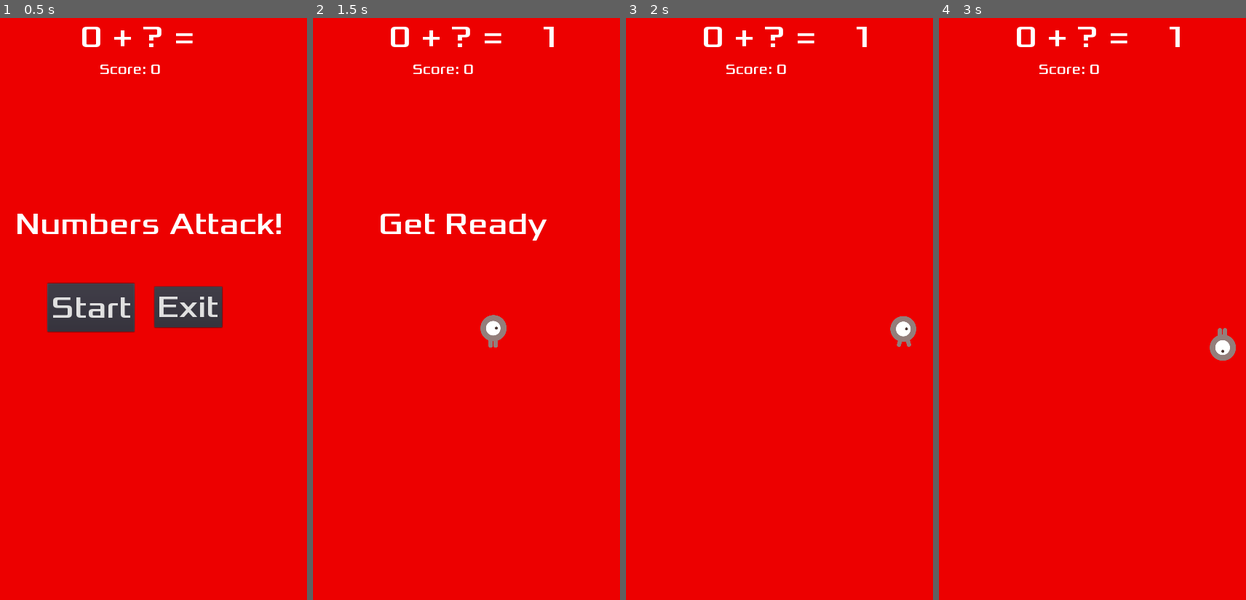
Above: before the commit, frames 1-4 (left to right).
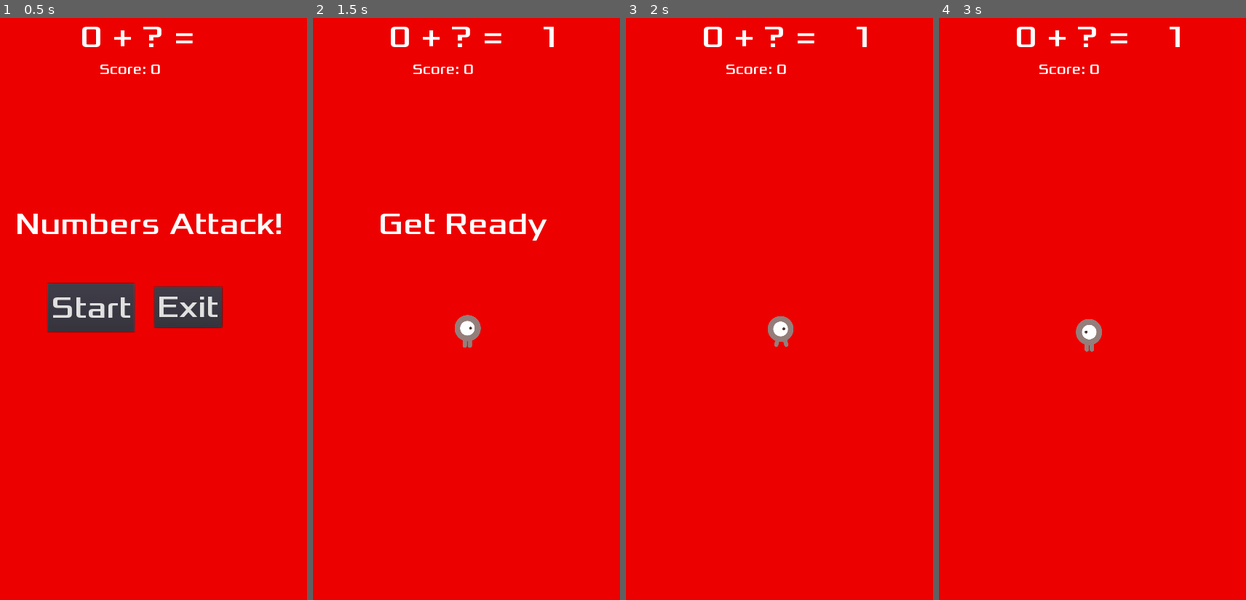
Above: after the commit, the same moments.

Repository: acs/numbers_attack
Game: Godot game, scene res://Main.tscn
Same seed, same stepped clock (60 frames per second), same inputs: the game is played once before the commit and once after it.
Inputs (mouse positions are in pixels of both pictures, inside the frame that each line leads up to):
- Up to frame 1 (0.5 s): no input
- Up to frame 2 (1.5 s): click "Start" at 0.5 s; tap Enter at 1.25 s; move the mouse to (524, 279) at 1.27 s; hold Right (ui_right) from 1.28 s (still down); hold P from 1.28 s (still down); click (524, 279) at 1.42 s
- Up to frame 3 (2 s): keep holding Right (ui_right); keep holding P
- Up to frame 4 (3 s): move the mouse to (1009, 338) at 2.02 s; release Right (ui_right) at 2.03 s; release P at 2.03 s; hold Down (ui_down) 2.03-2.75 s; tap P at 2.1 s; click (1009, 338) at 2.17 s; click "Resume" at 2.75 s

Frame 1 is identical in both runs. In frame 2, 0.7% of the frame differs, in the area x 46-64%, y 51-57%; in frame 3, 0.6%; in frame 4, 0.7%, in the area x 44-97%, y 51-59%.

Commit message:
Add support for touchscreen

Diff:
--- a/Player.gd
+++ b/Player.gd
@@ -3,18 +3,32 @@
 signal hit
 signal hit_mob
 
+var mobile  # The input device changes if mobile
 export var speed = 400  # How fast the player will move (pixels/sec).
 var screen_size  # Size of the game window.
 var hit_number  # last number hit
 
+var target = Vector2()
+
 # Called when the node enters the scene tree for the first time.
 func _ready():
+	mobile = false
 	screen_size = get_viewport_rect().size
 	hide()
 
+# Change the target whenever a touch event happens.
+func _input(event):
+	if event is InputEventScreenTouch and event.pressed:
+		target = event.position
+		mobile = true
 
-# Called every frame. 'delta' is the elapsed time since the previous frame.
 func _process(delta):
+	if mobile:
+		_process_mobile(delta)
+	else:
+		_process_keyboard(delta)
+
+func _process_keyboard(delta):
 	var velocity = Vector2()  # The player's movement vector.
 	if Input.is_action_pressed("ui_right"):
 		velocity.x += 1
@@ -43,6 +57,43 @@
 		$AnimatedSprite.animation = "up"
 		$AnimatedSprite.flip_v = velocity.y > 0
 
+func _process_mobile(delta):
+	var velocity = Vector2()
+	# Move towards the target and stop when close.
+	if position.distance_to(target) > 10:
+		velocity = target - position
+
+	# Support also keyboard
+	if Input.is_action_pressed("ui_right"):
+	   velocity.x += 1
+	if Input.is_action_pressed("ui_left"):
+		velocity.x -= 1
+	if Input.is_action_pressed("ui_down"):
+		velocity.y += 1
+	if Input.is_action_pressed("ui_up"):
+		velocity.y -= 1
+
+	if velocity.length() > 0:
+		velocity = velocity.normalized() * speed
+		$AnimatedSprite.play()
+	else:
+		$AnimatedSprite.stop()
+
+	position += velocity * delta
+	# We still need to clamp the player's position here because on devices that don't
+	# match your game's aspect ratio, Godot will try to maintain it as much as possible
+	# by creating black borders, if necessary.
+	# Without clamp(), the player would be able to move under those borders.
+	position.x = clamp(position.x, 0, screen_size.x)
+	position.y = clamp(position.y, 0, screen_size.y)
+
+	if velocity.x != 0:
+		$AnimatedSprite.animation = "walk"
+		$AnimatedSprite.flip_v = false
+		$AnimatedSprite.flip_h = velocity.x < 0
+	elif velocity.y != 0:
+		$AnimatedSprite.animation = "up"
+		$AnimatedSprite.flip_v = velocity.y > 0
 
 func _on_Player_body_entered(body):
 	if body.get_type() == "number":
@@ -55,5 +106,7 @@
 
 func start(pos):
 	position = pos
+	# Initial target is the start position
+	target = pos
 	show()
 	$CollisionShape2D.disabled = false
--- a/project.godot
+++ b/project.godot
@@ -23,8 +23,13 @@
 
 window/size/width=700
 window/size/height=1200
+window/handheld/orientation="portrait"
 window/stretch/mode="2d"
 window/stretch/aspect="keep"
+
+[input_devices]
+
+pointing/emulate_touch_from_mouse=true
 
 [rendering]
 
